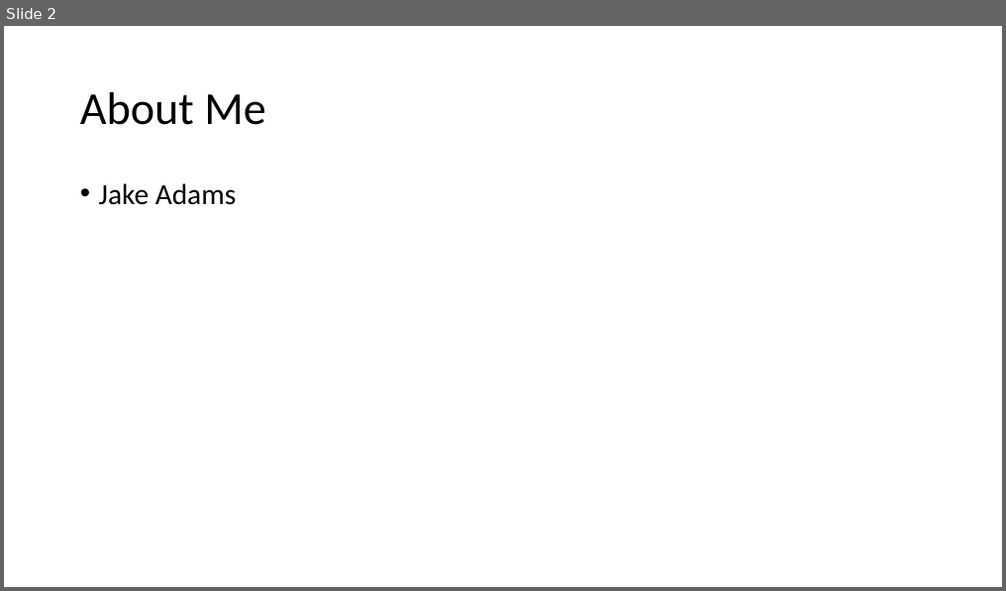
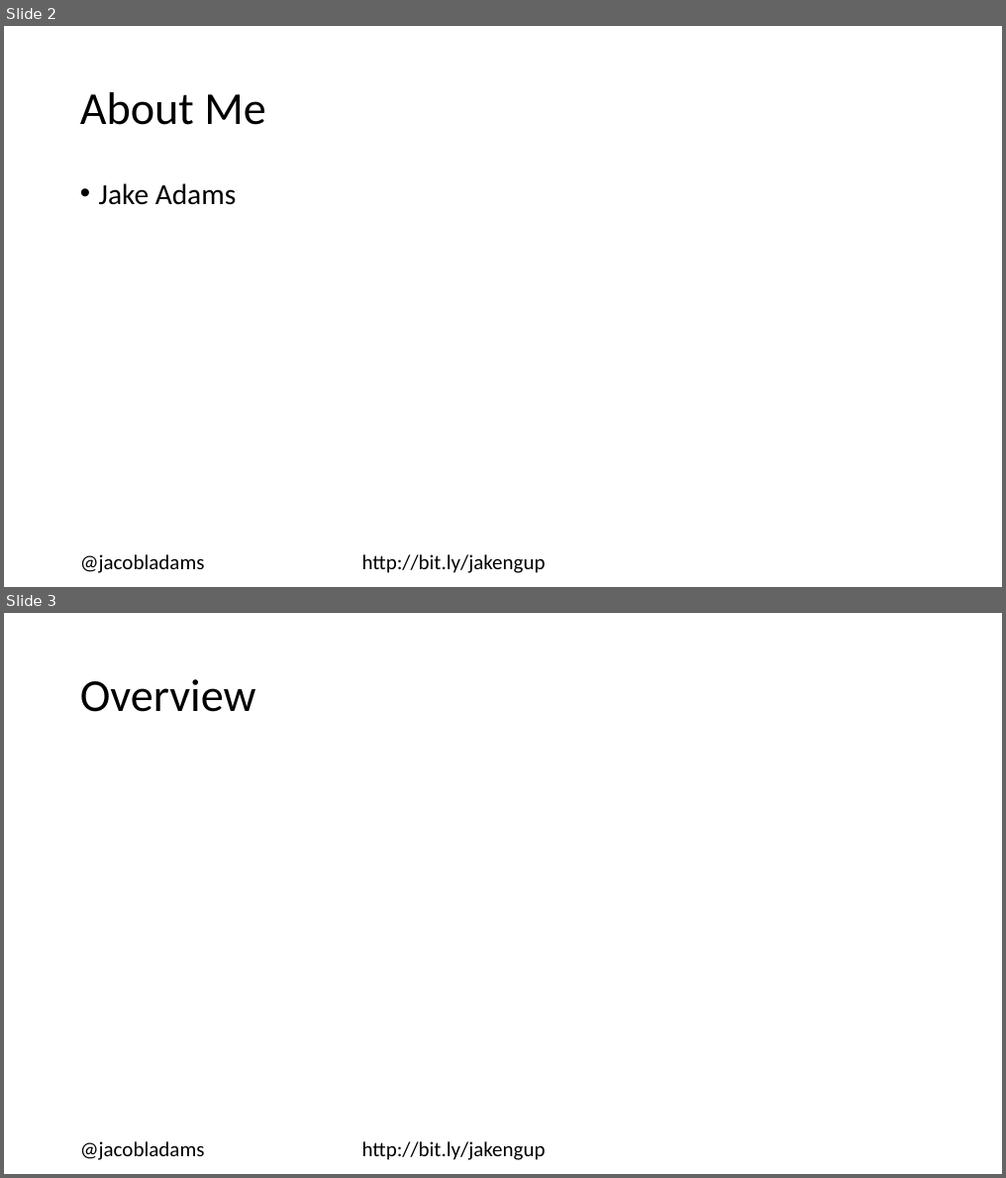
Before and after one commit to jacobladams/upgrading-from-angularjs-1-to-angular-2-plus-presentation, a slide deck: Upgrading from AngularJS 1 to Angular 2+.pptx. Shown one above the other, each under a label of ours: slide 2 before the commit, slides 2 and 3 after it. The pictures are 1006x591 and 1006x1178 pixels, drawn with LibreOffice and Linux fonts; fonts in the diff are those of the drawing. Boxes give left, top, right and bottom in pixels: in the first picture for what was removed or moved away, otherwise in the second. Text is boxed around its words. In the diff, an @@ line names an element or a change of style, - is before the commit and + after.

```diff
--- a/Upgrading from AngularJS 1 to Angular 2+.pptx
+++ b/Upgrading from AngularJS 1 to Angular 2+.pptx
@@ slide 3 added at (x1=4, y1=613, x2=1002, y2=1174), background #FFFFFF @@
@@ title added at (x1=80, y1=679, x2=256, y2=712), 44 pt, text #000000 @@
+Overview
@@ text added at (x1=80, y1=1142, x2=546, y2=1160), 20 pt, text #000000 @@
+@jacobladams http://bit.ly/jakengup
@@ slide 2 changed as well @@
@@ text added at (x1=80, y1=555, x2=546, y2=573), 20 pt, text #000000 @@
+@jacobladams http://bit.ly/jakengup
```
Also in this commit, not shown: 6 other slides changed, 1 slide removed, 9 other files.
